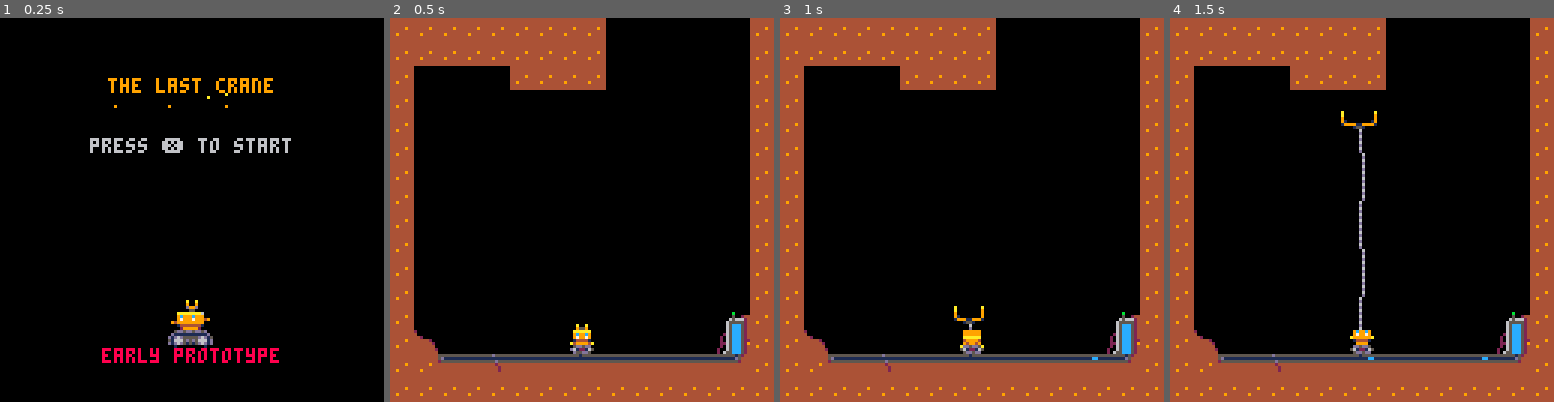
Above: before the commit, frames 1-4 (left to right).
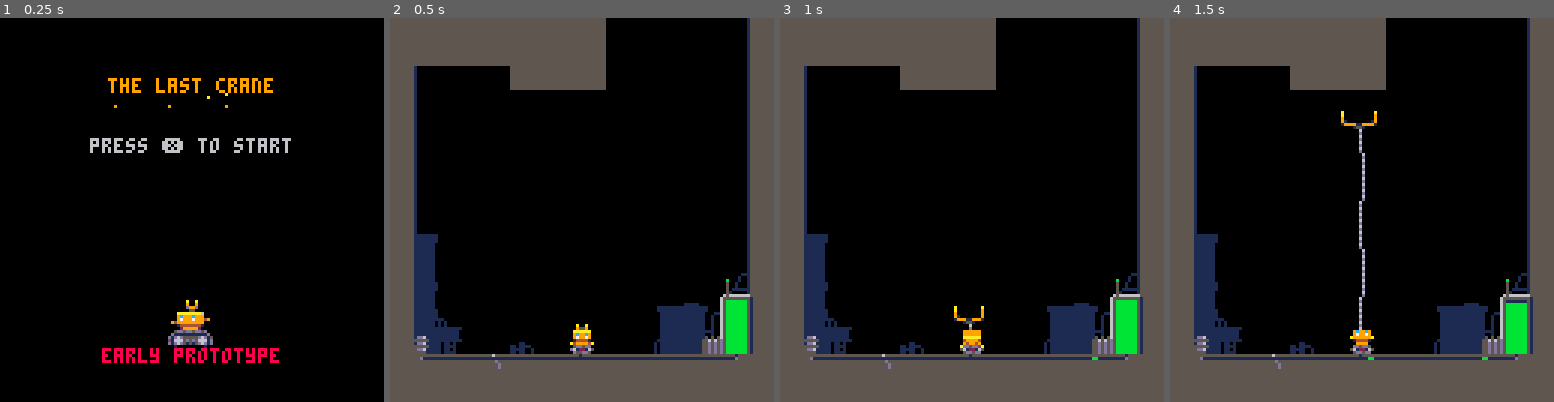
Above: after the commit, the same moments.

Repository: headjump/ld39
Game: PICO-8 cartridge crane.p8
Same seed, same stepped clock (60 frames per second), same inputs: the game is played once before the commit and once after it.
Inputs:
- Up to frame 1 (0.25 s): no input
- Up to frame 2 (0.5 s): tap X (X key) at 0.33 s
- Up to frame 3 (1 s): tap O (Z key) at 0.7 s
- Up to frame 4 (1.5 s): tap X (X key) at 1.07 s

Frame 1 is identical in both runs. In frame 2, 36% of the frame differs, in the area x 0-100%, y 0-100%; in frame 3, 36%; in frame 4, 36%.

Commit message:
update graphics and battery positon

Diff:
--- a/crane.p8
+++ b/crane.p8
@@ -67,7 +67,7 @@
   ents={},
   wait_till_dispatch=dispatch_every,--fillup while consuming
   busy=false,
-  ani=ani({27,28},true),
+  ani=ani({28,29},true),
   add=function(ent)
    local to_consuming=ent.to_consuming()
    to_consuming.bind_to_claw = true
@@ -169,7 +169,7 @@
         rnd(4)-2,rnd(1)-3,-- sx,sy
         1.2,14,-- grav,lifetime
         {2,1,1},-- sizes
-        {12,13,1},-- cols
+        {11,3,5},-- cols
         .9) -- acc (default=1)
       end
      end
@@ -230,7 +230,7 @@
    end
    e.x+=e.spd -- move!
    local hit_wall
-   e.x,hit_wall=in_range(e.x,15,127-22)
+   e.x,hit_wall=in_range(e.x,12,127-25)
    if(hit_wall)then e.spd=0 end
    e.ani_cnt+=timed(1)
    if(e.ani_cnt>=90)then e.ani_cnt=1 end
@@ -329,7 +329,7 @@
  return {
   x=crane.x+4,y=14*8+1,st="right",layer=3,flashtime=6,
   upd=function(e,st)
-   local battery_x=st.battery.bar[1]+1
+   local battery_x=st.battery.bar[1]+st.battery.bar[3]/2
    if(e.st=="right")then
     e.x+=timed(2.5)
     if(e.x>=battery_x-1)then
@@ -350,7 +350,7 @@
   drw=function(e,st)
    if(e.st=="flash")then
     local bar=st.battery.bar
-    rect(bar[1],bar[2]+bar[4]-1,bar[1]+bar[3]-1,bar[2]+bar[4],col_in_bar)
+    rect(bar[1],bar[2]+bar[4],bar[1]+bar[3]-1,bar[2]+bar[4],col_in_bar)
    else
     rect(e.x,e.y,cond(e.st=="right",2,0)+e.x,e.y,col)
    end
@@ -362,26 +362,25 @@
  local energy_every=15
  return {
   layer=3,
-  bar={14*8+2,12*8+6,3,9},
+  bar={14*8,11*8+6,7,17},
   amount=100.0,
   nearly_empty=false,
   next_energy_in=energy_every,
   ani_cnt=0,
   upd=function(e)
-   e.amount-=timed(.2)
-   e.amount=in_range(e.amount,0,100.0)
+   e.amount=in_range(e.amount-timed(.2),0,100.0)
    e.nearly_empty=e.amount<=15
    e.ani_cnt+=timed(1)
    if(e.ani_cnt>30) then e.ani_cnt=0 end
    e.next_energy_in-=timed(1)
    if(e.next_energy_in<=0 and e.amount>0)then
-    ngn_add(ent_energy(cond(e.nearly_empty,8,12)))
+    ngn_add(ent_energy(cond(e.nearly_empty,8,11)))
     e.next_energy_in=energy_every
    end
   end,
   drw=function(e)
     local bar=e.bar
-    local light={bar[1],bar[2]-4}
+    local light={bar[1],bar[2]-7}
     -- blinking light
     if(e.nearly_empty)then
       if(flr(e.ani_cnt/8)%2==0)then rectfill(light[1]-1,light[2]-2,light[1]+1,light[2],8) end
@@ -389,7 +388,7 @@
       rect(light[1],light[2],light[1],light[2],11)
     end
     -- energy bar
-    if(e.amount>0) then rectfill(bar[1],bar[2]+bar[4],bar[1]+bar[3]-1,bar[2]+bar[4]-bar[4]*e.amount/100.0,cond(e.nearly_empty,8,12)) end
+    if(e.amount>0) then rectfill(bar[1],bar[2]+bar[4],bar[1]+bar[3]-1,bar[2]+bar[4]-bar[4]*min(1,e.amount/100.0),cond(e.nearly_empty,8,11)) end
   end
  }
 end
@@ -944,21 +943,21 @@
 0000000000000000000000000000000000000000000000000000000000000000000100000000000000000000000000000000000000000000000000000000000000000000000000000000000000000000000000000000000000000000000000000000000000000000000000000000000000000000000000000000000000000000
 0000000000000000000000000000000000000000000000000000000000000000000000000000000000000000000000000000000000000000000000000000000000000000000000000000000000000000000000000000000000000000000000000000000000000000000000000000000000000000000000000000000000000000
 __map__
-2121212121212121210000000000002100000000000000000000000000000000000000000000000000000000000000000000000000000000000000000000000000000000000000000000000000000000000000000000000000000000000000000000000000000000000000000000000000000000000000000000000000000000
-2121212121212121210000000000002100000000000000000000000000000000000000000000000000000000000000000000000000000000000000000000000000000000000000000000000000000000000000000000000000000000000000000000000000000000000000000000000000000000000000000000000000000000
-2100000000212121210000000000002100000000000000000000000000000000000000000000000000000000000000000000000000000000000000000000000000000000000000000000000000000000000000000000000000000000000000000000000000000000000000000000000000000000000000000000000000000000
-2100000000000000000000000000002100000000000000000000000000000000000000000000000000000000000000000000000000000000000000000000000000000000000000000000000000000000000000000000000000000000000000000000000000000000000000000000000000000000000000000000000000000000
-2100000000000000000000000000002100000000000000000000000000000000000000000000000000000000000000000000000000000000000000000000000000000000000000000000000000000000000000000000000000000000000000000000000000000000000000000000000000000000000000000000000000000000
-2100000000000000000000000000002100000000000000000000000000000000000000000000000000000000000000000000000000000000000000000000000000000000000000000000000000000000000000000000000000000000000000000000000000000000000000000000000000000000000000000000000000000000
-2100000000000000000000000000002100000000000000000000000000000000000000000000000000000000000000000000000000000000000000000000000000000000000000000000000000000000000000000000000000000000000000000000000000000000000000000000000000000000000000000000000000000000
-2100000000000000000000000000002100000000000000000000000000000000000000000000000000000000000000000000000000000000000000000000000000000000000000000000000000000000000000000000000000000000000000000000000000000000000000000000000000000000000000000000000000000000
-2100000000000000000000000000002100000000000000000000000000000000000000000000000000000000000000000000000000000000000000000000000000000000000000000000000000000000000000000000000000000000000000000000000000000000000000000000000000000000000000000000000000000000
-2100000000000000000000000000002100000000000000000000000000000000000000000000000000000000000000000000000000000000000000000000000000000000000000000000000000000000000000000000000000000000000000000000000000000000000000000000000000000000000000000000000000000000
-2100000000000000000000000000002100000000000000000000000000000000000000000000000000000000000000000000000000000000000000000000000000000000000000000000000000000000000000000000000000000000000000000000000000000000000000000000000000000000000000000000000000000000
-2100000000000000000000000000002100000000000000000000000000000000000000000000000000000000000000000000000000000000000000000000000000000000000000000000000000000000000000000000000000000000000000000000000000000000000000000000000000000000000000000000000000000000
-21000000000000000000000000000a2100000000000000000000000000000000000000000000000000000000000000000000000000000000000000000000000000000000000000000000000000000000000000000000000000000000000000000000000000000000000000000000000000000000000000000000000000000000
-21090000000000000000000000191a2100000000000000000000000000000000000000000000000000000000000000000000000000000000000000000000000000000000000000000000000000000000000000000000000000000000000000000000000000000000000000000000000000000000000000000000000000000000
-21212423252323232323232323232a2100000000000000000000000000000000000000000000000000000000000000000000000000000000000000000000000000000000000000000000000000000000000000000000000000000000000000000000000000000000000000000000000000000000000000000000000000000000
+21212121212121212100000000003c2100000000000000000000000000000000000000000000000000000000000000000000000000000000000000000000000000000000000000000000000000000000000000000000000000000000000000000000000000000000000000000000000000000000000000000000000000000000
+21212121212121212100000000003c2100000000000000000000000000000000000000000000000000000000000000000000000000000000000000000000000000000000000000000000000000000000000000000000000000000000000000000000000000000000000000000000000000000000000000000000000000000000
+213d0000002121212100000000003c2100000000000000000000000000000000000000000000000000000000000000000000000000000000000000000000000000000000000000000000000000000000000000000000000000000000000000000000000000000000000000000000000000000000000000000000000000000000
+213d0000000000000000000000003c2100000000000000000000000000000000000000000000000000000000000000000000000000000000000000000000000000000000000000000000000000000000000000000000000000000000000000000000000000000000000000000000000000000000000000000000000000000000
+213d0000000000000000000000003c2100000000000000000000000000000000000000000000000000000000000000000000000000000000000000000000000000000000000000000000000000000000000000000000000000000000000000000000000000000000000000000000000000000000000000000000000000000000
+213d0000000000000000000000003c2100000000000000000000000000000000000000000000000000000000000000000000000000000000000000000000000000000000000000000000000000000000000000000000000000000000000000000000000000000000000000000000000000000000000000000000000000000000
+213d0000000000000000000000003c2100000000000000000000000000000000000000000000000000000000000000000000000000000000000000000000000000000000000000000000000000000000000000000000000000000000000000000000000000000000000000000000000000000000000000000000000000000000
+213d0000000000000000000000003c2100000000000000000000000000000000000000000000000000000000000000000000000000000000000000000000000000000000000000000000000000000000000000000000000000000000000000000000000000000000000000000000000000000000000000000000000000000000
+213d0000000000000000000000003c2100000000000000000000000000000000000000000000000000000000000000000000000000000000000000000000000000000000000000000000000000000000000000000000000000000000000000000000000000000000000000000000000000000000000000000000000000000000
+21100000000000000000000000003c2100000000000000000000000000000000000000000000000000000000000000000000000000000000000000000000000000000000000000000000000000000000000000000000000000000000000000000000000000000000000000000000000000000000000000000000000000000000
+21200000000000000000000000002c2100000000000000000000000000000000000000000000000000000000000000000000000000000000000000000000000000000000000000000000000000000000000000000000000000000000000000000000000000000000000000000000000000000000000000000000000000000000
+21100000000000000000000035191a1b00000000000000000000000000000000000000000000000000000000000000000000000000000000000000000000000000000000000000000000000000000000000000000000000000000000000000000000000000000000000000000000000000000000000000000000000000000000
+21303100000000000000003436292a2b00000000000000000000000000000000000000000000000000000000000000000000000000000000000000000000000000000000000000000000000000000000000000000000000000000000000000000000000000000000000000000000000000000000000000000000000000000000
+21093200003300000000003736393a2b00000000000000000000000000000000000000000000000000000000000000000000000000000000000000000000000000000000000000000000000000000000000000000000000000000000000000000000000000000000000000000000000000000000000000000000000000000000
+21242323252323232323232323233b2100000000000000000000000000000000000000000000000000000000000000000000000000000000000000000000000000000000000000000000000000000000000000000000000000000000000000000000000000000000000000000000000000000000000000000000000000000000
 2121212121212121212121212121212100000000000000000000000000000000000000000000000000000000000000000000000000000000000000000000000000000000000000000000000000000000000000000000000000000000000000000000000000000000000000000000000000000000000000000000000000000000
 0000000000000000000000000000000000000000000000000000000000000000000000000000000000000000000000000000000000000000000000000000000000000000000000000000000000000000000000000000000000000000000000000000000000000000000000000000000000000000000000000000000000000000
 0000000000000000000000000000000000000000000000000000000000000000000000000000000000000000000000000000000000000000000000000000000000000000000000000000000000000000000000000000000000000000000000000000000000000000000000000000000000000000000000000000000000000000
Not shown, changed: 32 lines of the sprite sheet (__gfx__) section of crane.p8
